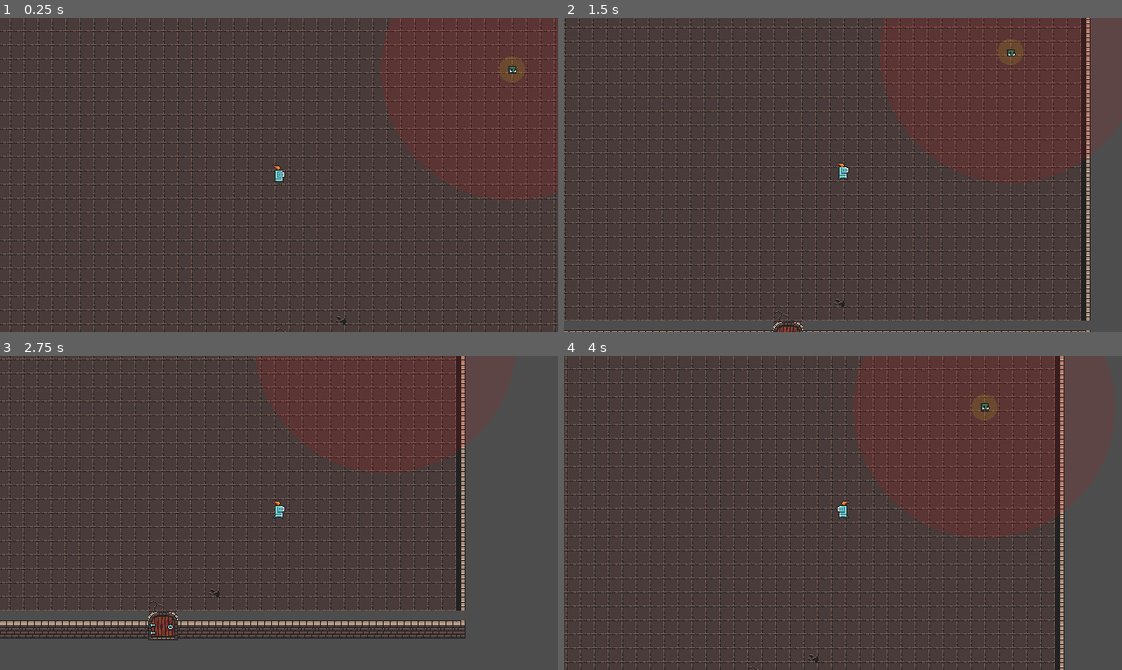
Above: before the commit, frames 1-4 (two rows, left to right).
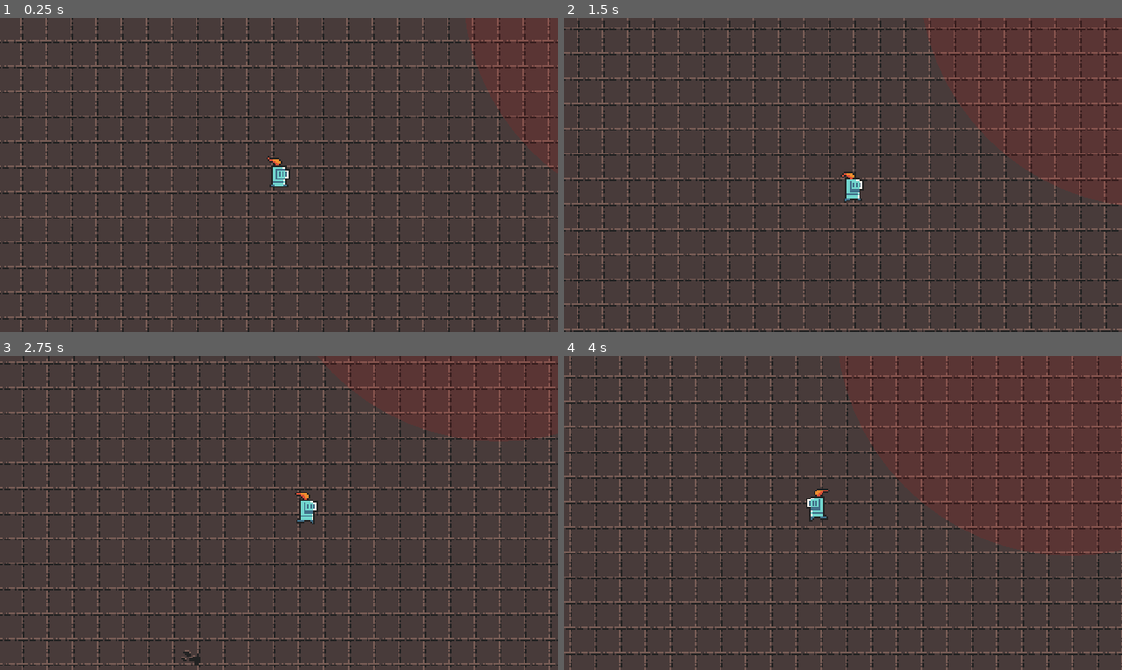
Above: after the commit, the same moments.

Repository: dadifr/Mobile_comp_Godot
Game: Godot game, scene res://scenes/world.tscn
The game is run twice, just before and just after one commit, with the same random seed, the same clock (stepped at 60 frames per second) and the same inputs.
Inputs:
- Up to frame 1 (0.25 s): no input
- Up to frame 2 (1.5 s): tap Enter at 0.5 s; hold Right (ui_right) 0.53-1.28 s; hold Down (ui_down) from 1.28 s (still down)
- Up to frame 3 (2.75 s): release Down (ui_down) at 2.03 s; hold Right (ui_right) from 2.03 s (still down)
- Up to frame 4 (4 s): release Right (ui_right) at 2.78 s; hold Up (ui_up) 2.78-3.53 s; hold Left (ui_left) from 3.53 s (still down)

The runs differ from the first frame. In frame 1, 29% of the frame differs, in the area x 0-100%, y 0-100%; in frame 2, 31%; in frame 3, 32%; in frame 4, 32%.

Commit message:
aggiornamento telecamera
piccolo zoom-in della cam

Diff:
--- a/scenes/player.tscn
+++ b/scenes/player.tscn
@@ -131,6 +131,8 @@
 
 [node name="Camera2D" type="Camera2D" parent="."]
 position = Vector2(0, 6)
+zoom = Vector2(1.8, 1.8)
+position_smoothing_enabled = true
 
 [node name="CollisionShape2D" type="CollisionShape2D" parent="."]
 position = Vector2(0, 6)
